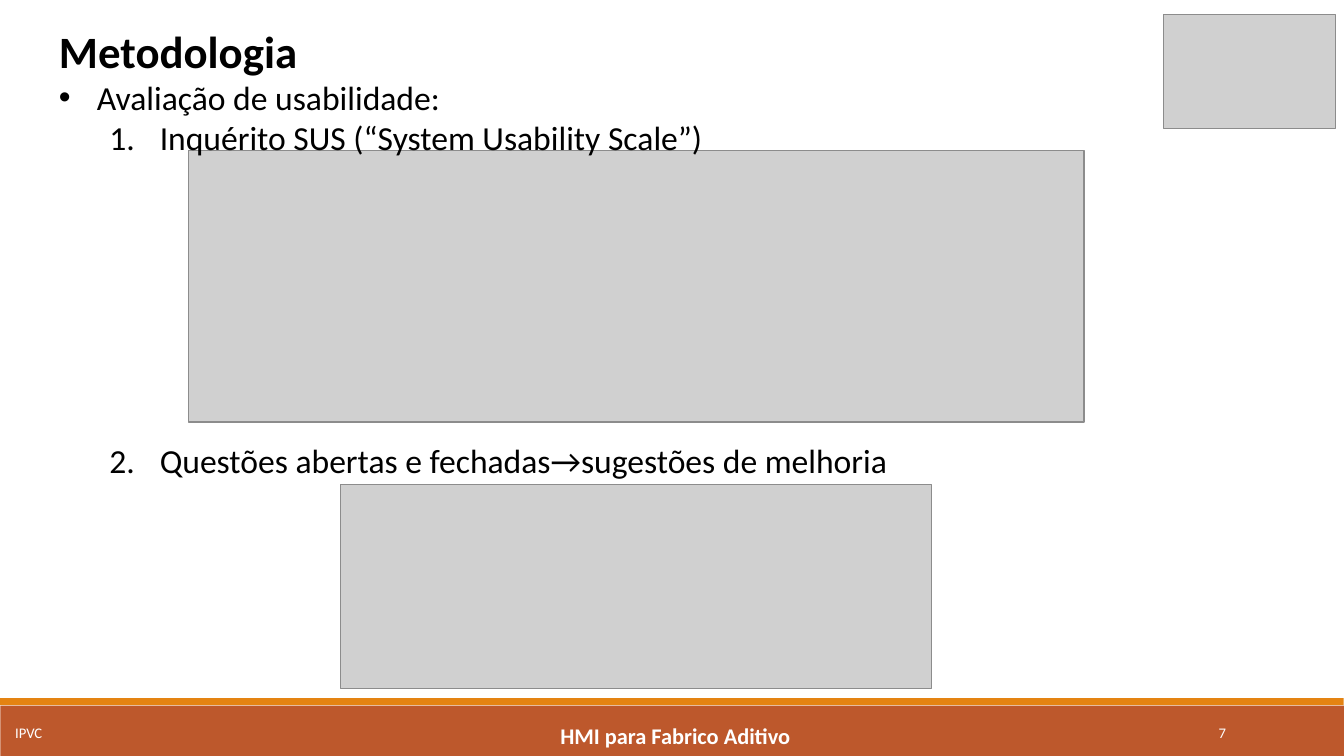
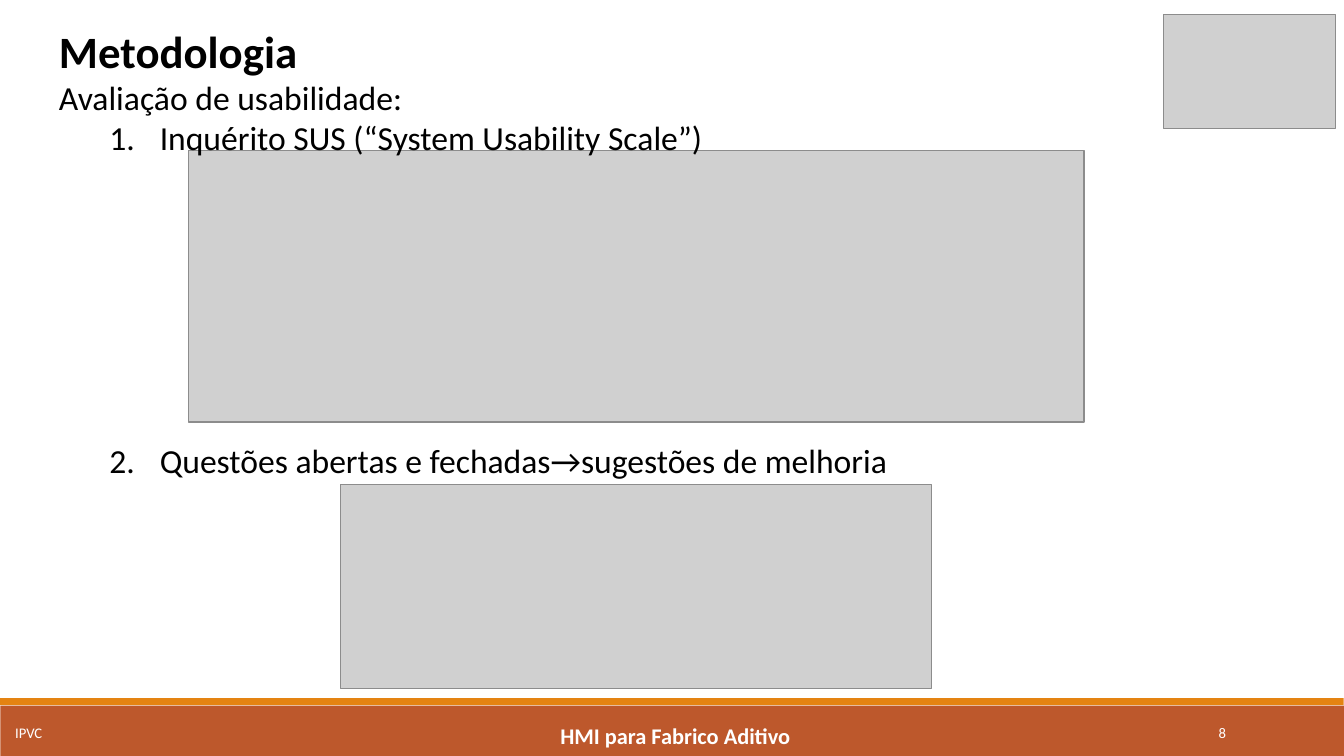
Before and after one commit to marcorlsrodrigues/projeto, a slide deck: slide 8 of Apresentacao_Final_MarcoRodrigues4652.pptx (slide 7 before the commit). Drawn at 1344x756 pixels with LibreOffice and Linux fonts; fonts in the diff are those of the drawing; grey boxes stand for pictures. Boxes give left, top, right and bottom in pixels: in the first picture for what was removed or moved away, otherwise in the second. Text is boxed around its words. In the diff, an @@ line names an element or a change of style, - is before the commit and + after.

```diff
--- a/Apresentacao_Final_MarcoRodrigues4652.pptx
+++ b/Apresentacao_Final_MarcoRodrigues4652.pptx
@@ text at (x1=59, y1=86, x2=402, y2=116): bullet • to none @@
@@ page number at (x1=1219, y1=728, x2=1226, y2=738): text changed @@
-7
+8
```
Also in this commit, not shown: 5 other slides changed, 1 slide added, 1 other file.
